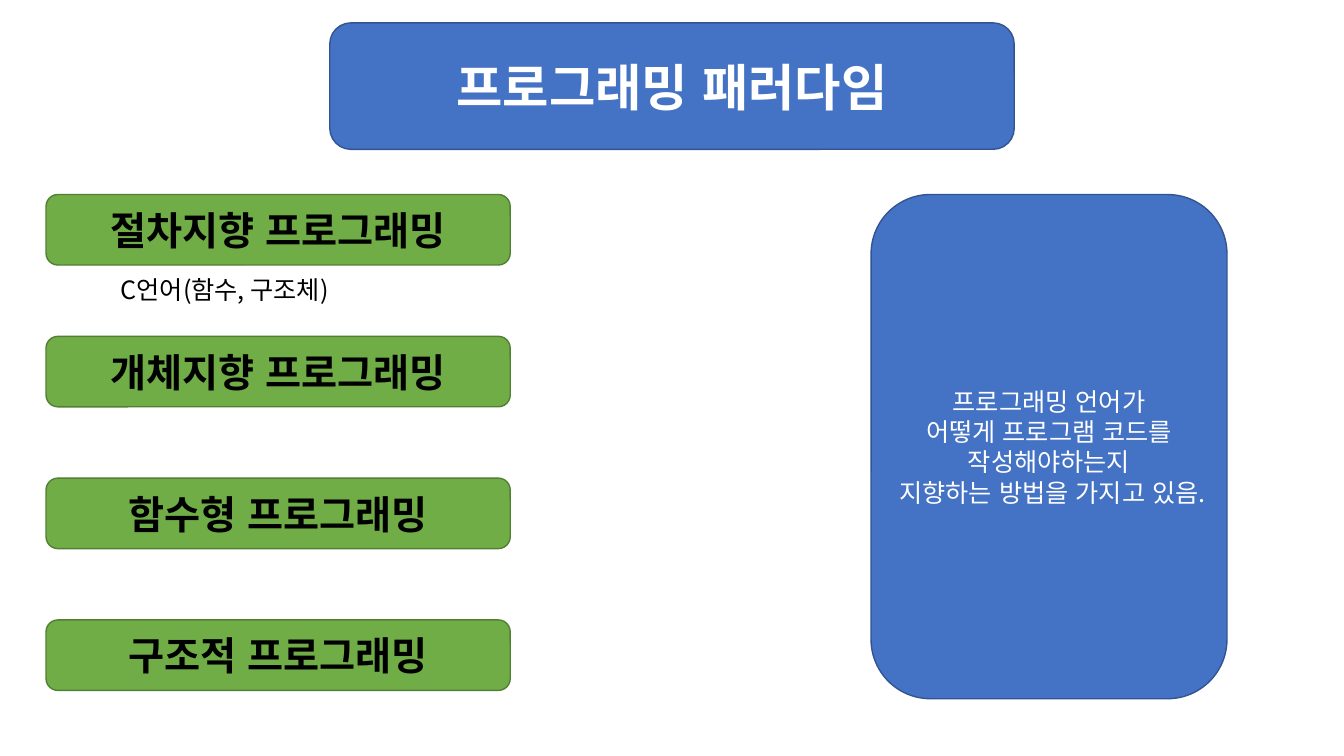
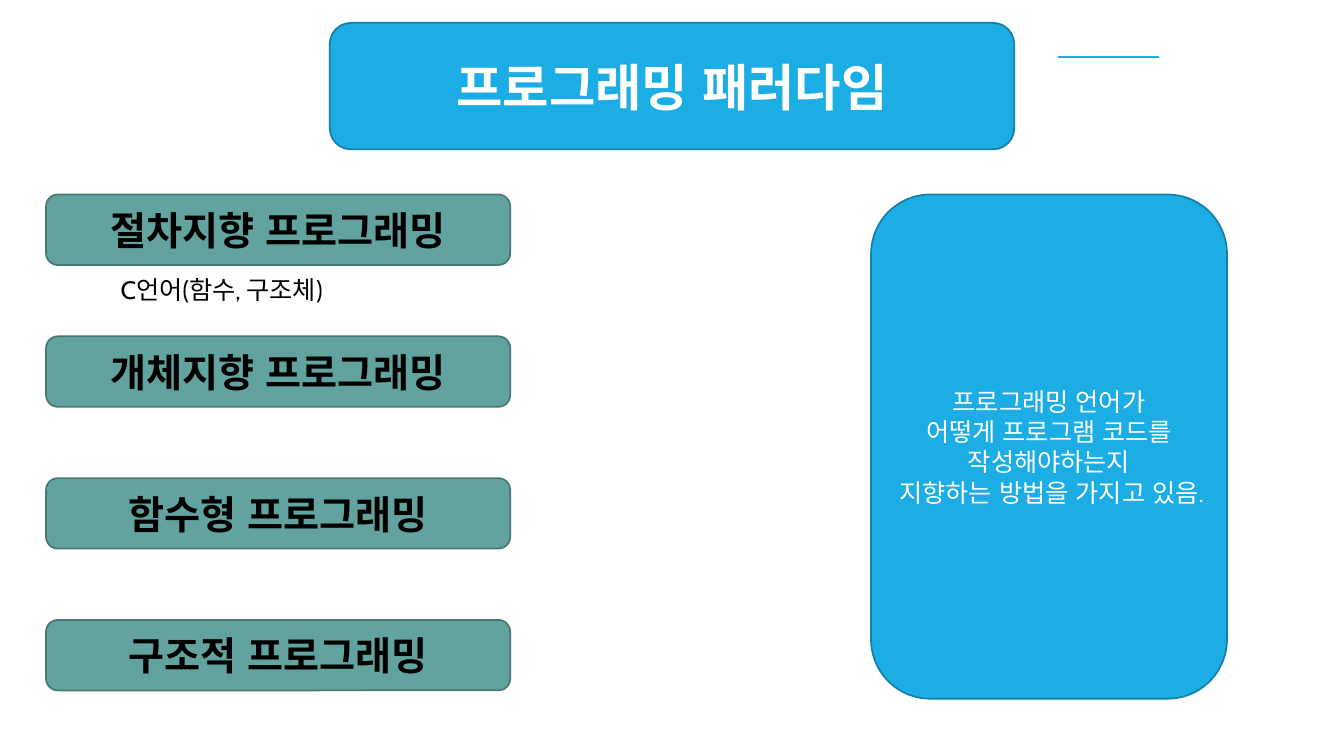
Before and after one commit to GyuCheol/happy_algorithm, a slide deck: slide 1 of ppt/OOP.pptx. Drawn at 1344x756 pixels with LibreOffice and Linux fonts; fonts in the diff are those of the drawing. Boxes give left, top, right and bottom in pixels: in the first picture for what was removed or moved away, otherwise in the second. Text is boxed around its words. In the diff, an @@ line names an element or a change of style, - is before the commit and + after.

```diff
--- a/ppt/OOP.pptx
+++ b/ppt/OOP.pptx
@@ rounded rectangle "프로그래밍 패러다임" at (x1=330, y1=23, x2=1014, y2=149): font Noto Sans CJK KR to Cabin; fill #4472C4 to #1CADE4; outline #325491 1 pt to #1580A9 1.25 pt @@
@@ line added from (1059, 56) to (1159, 56), #1CADE4 1.5 pt @@
@@ rounded rectangle "프로그래밍 언어가" at (x1=871, y1=195, x2=1227, y2=699): font Noto Sans CJK KR to Cabin; fill #4472C4 to #1CADE4; outline #325491 1 pt to #1580A9 1.25 pt @@
@@ text "C언어(함수, 구조체)" at (x1=121, y1=278, x2=323, y2=303): font Noto Sans CJK KR to Cabin @@
@@ font Noto Sans CJK KR to Cabin; fill #70AD47 to #62A39F; outline #538035 1 pt to #497976 1.25 pt in 4 elements at (x1=46, y1=195, x2=510, y2=265), (x1=46, y1=337, x2=510, y2=407), (x1=46, y1=478, x2=510, y2=548), (x1=46, y1=620, x2=510, y2=691) @@
```
Also in this commit, not shown: 7 other slides changed, 3 slides added, 1 other file.
